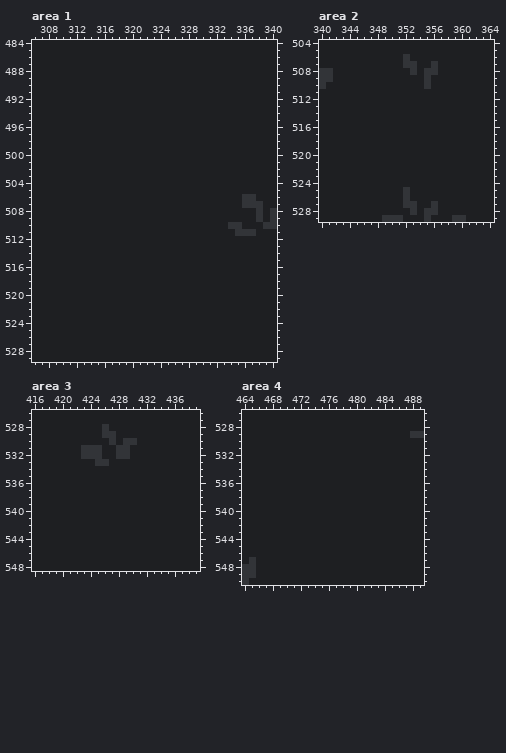
Edited in one commit: pixel-art file (ProjectSprites/Concept-New/conceptart.aseprite). Above: the version before the commit.
1280x768 pixels, 1 frame. Colours within 5 levels of each other are drawn and written as one. Shown: area 1: x 306..340, y 484..529; area 2: x 340..364, y 504..529; area 3: x 416..439, y 526..548; area 4: x 464..489, y 526..550. The commit also changed other parts of the picture, which this record leaves out.
And afterwards:
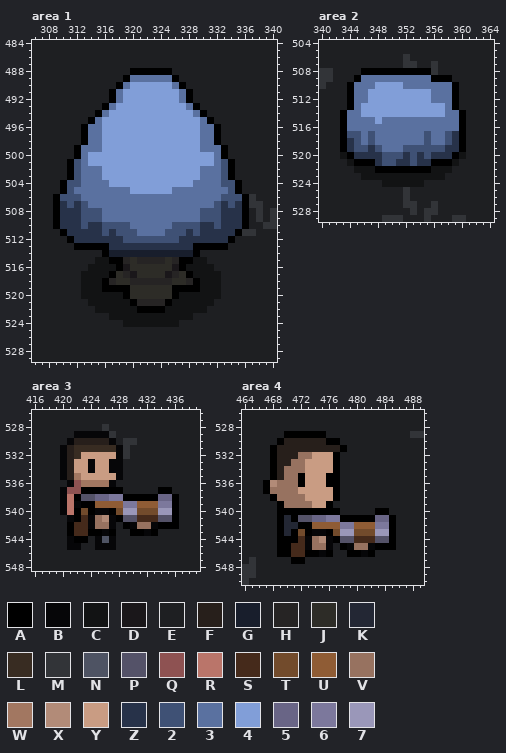
Palette (. is transparent): A #000000  B #060608  C #121314  D #1a171a  E #1e1f22  F #271f1b  G #181e2c  H #262424  J #2d2c27  K #232734  L #382c22  M #323438  N #4e5363  P #545268  Q #8e5252  R #ba756a  S #452a1b  T #724b2c  U #8f5c35  V #977260  W #a27761  X #b28b78  Y #c99c83  Z #273249  2 #3f5175  3 #5a71a0  4 #819ed8  5 #696586  6 #7c789c  7 #9a97b9
From old to new:
Changed rows in their new state; - is an unchanged pixel.
Area 1, layer "tilemap-props":
first column x 309:
488 -----------AAAAAA-----------
489 ----------A333333A----------
490 ---------A34444443A---------
491 --------A3444444443A--------
492 --------A3444444443A--------
493 -------A344444444443A-------
494 ------A34444444444443A------
495 -----A3444444444444443A-----
496 ----A334444444444444433A----
497 ----A334444444444444433A----
498 ----A334444444444444433A----
499 ---A33344444444444444333A---
500 ---A34444444444444444443A---
501 --A2344444444444444444432A--
502 --A2333444444444444443332A--
503 --A2333444444444444443332A--
504 -A223333444444444444333322A-
505 -A233333333444444333333332A-
506 A22233333333333333333333222A
507 AZ2Z23333333333333333332Z2ZA
508 AZZZ22233333333333333222ZZZA
509 AZZZ22233333333333333222ZZZA
510 AZZZ2ZZ22223333332222ZZ2ZZZA
511 -AZZZZZ2Z2223333222Z2ZZZZZA-
512 --AZZZZZZZ22222222ZZZZZZZA--
513 ---AAAAAZZZZZZZZZZZZAAAAA---
514 -------AGGGGGGGGGGGGA-------
515 ------CCAAHJHHHHJHAACC------
516 -----CCCCADJJJJJJDACCCC-----
517 ----CCCCAJHDJJJJDHJACCCC----
518 ----CCCAHJJHHHHHHJJHACCC----
519 ----CCCAAAAJJJJJJAAAACCC----
520 ----CCCCCCAJJJJJJACCCCCC----
521 -----CCCCCCAHHHHACCCCCC-----
522 ------CCCCCCAAAACCCCCC------
523 --------CCCCCCCCCCCC--------
524 ----------CCCCCCCC----------
Area 2, layer "tilemap-props":
first column x 343:
508 ---AAAAAAAAAA-----
509 --A3333333333AAA--
510 -A33344443333333A-
511 -A33444444444333A-
512 -A33444444444333A-
513 -A34444444444443A-
514 A3344444444444433A
515 A3333433333333333A
516 A3333333333333333A
517 A223233333332332ZA
518 AZ23233333332332ZA
519 AZ22Z2333222222ZZA
520 CAZZZZ222Z2Z2ZZZAC
521 -CAAAZ22ZZ2ZZAAAC-
522 --CCCAAAAAAAACCC--
523 ---CCCCCCCCCCCC---
524 ------CCCCCC------
Area 3, layers "gun-hands", "gun", "hUMAN":
first column x 420:
529 --BBBBB----------
530 -BFFFFFB---------
531 BFLLLLLLB--------
532 BFLYYYYYB--------
533 BFYYBYYBB--------
534 BFYYBYYBB--------
535 BFWYYYYYB--------
536 -BQWWWWB---------
537 BQQAAAAAA-----AA-
538 BRAPP5566AAAAA55A
539 BRBAAUUUU66UUU66A
540 BRATABBAT77TTT77A
541 -BASBVXBAPPSSSPPA
542 -ASSBVVB-ABVVBAAA
543 -ASSAABA--AABA---
544 -BAA-BNB---------
545 -BB--BBB---------
Area 4, layers "gun-hands", "gun", "hUMAN":
first column x 467:
529 ---AAAAAA----------
530 --AFFFFFFAA--------
531 -AFFFFFFFFFA-------
532 -AFFFVVYYYA--------
533 -AFFVVYYYYA--------
534 -AFVVVYYYYA--------
535 -AFVVAYYYAA--------
536 AXVVVAYYYAA--------
537 AVVVVYYYYYA--------
538 -AVVVVYYYYA--------
539 --AVVVVYYA---------
540 --AAAAAAAAA-----AA-
541 --AKAPP5566AAAAA55A
542 --AKKAAUUUU66UUU66A
543 --AKATABBAT77TTT77A
544 --AAASBVXBAPPSSSPPA
545 --AASSBVVB-ABVVBAAA
546 --AASSAABA--AABA---
547 ----AA-------------
